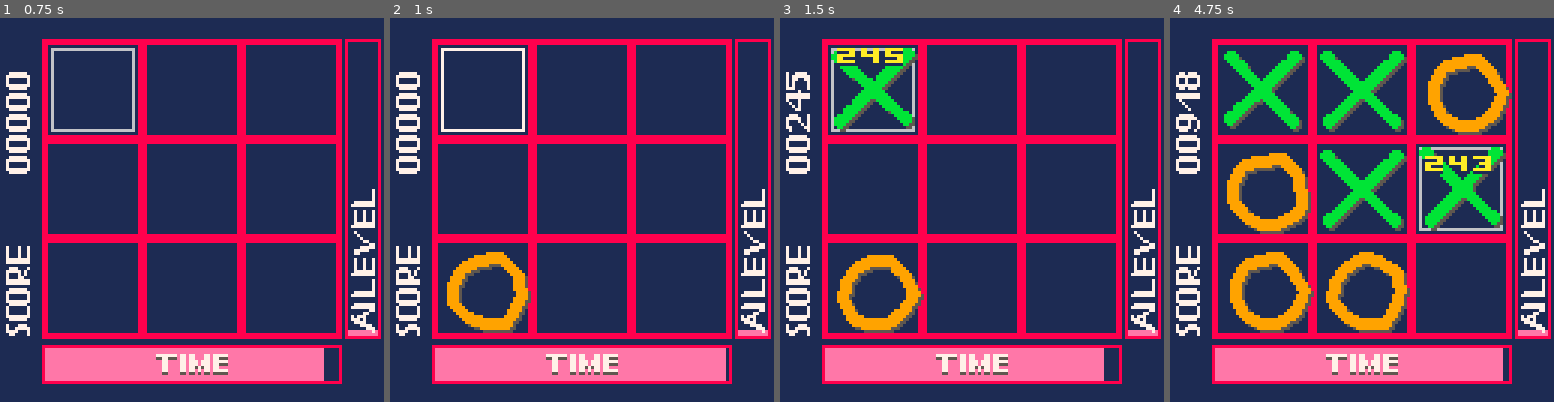
Above: before the commit, frames 1-4 (left to right).
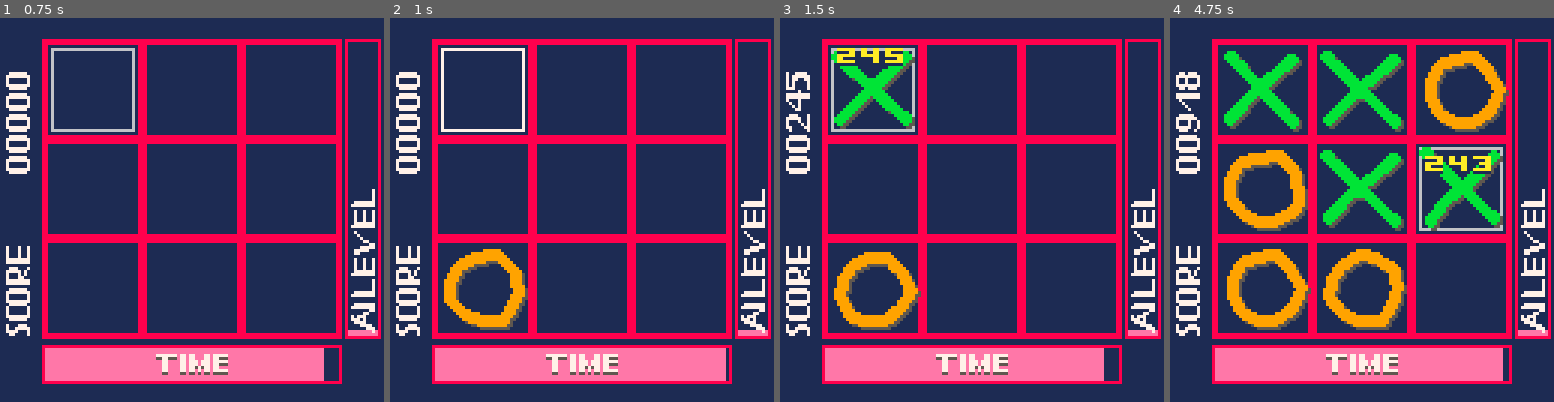
Above: after the commit, the same moments.

Repository: daniig/tttrush
Game: PICO-8 cartridge tictac.p8
The game is run twice, just before and just after one commit, with the same random seed, the same clock (stepped at 60 frames per second) and the same inputs.
Inputs:
- Up to frame 1 (0.75 s): tap X (X key) at 0.33 s; tap O (Z key) at 0.7 s
- Up to frame 2 (1 s): no input
- Up to frame 3 (1.5 s): tap X (X key) at 1.07 s
- Up to frame 4 (4.75 s): hold Right 1.6-2.1 s; tap O (Z key) every 0.4 s from 1.7 to 4.5 s; tap X (X key) at 1.85, 2.97, 4.08 s; hold Up 2.15-2.42 s; hold Right 2.47-3.03 s; hold Left 3.08-3.58 s; hold Down 3.63-3.97 s; hold Right 4.02-4.68 s; hold Up from 4.73 s (still down)

Frame 1 is identical in both runs. In frame 2, 1.1% of the frame differs, in the area x 14-37%, y 60-83%; in frame 3, 1.4%; in frame 4, 5.8%, in the area x 14-90%, y 8-83%.

Commit message:
Añadido diámetro variable brocha

Diff:
--- a/tictac.p8
+++ b/tictac.p8
@@ -760,7 +760,7 @@
 f_circle=make_circle(12,tile_side*0.35)
 f_ecks={
 	{{0,0},{23,23}},
-	{{23,0},{0,23}}
+	{{22,1},{15,8},{8,14},{0,23}}
 }
 f_title_line1={
 	{{3,7},{20,3}},	-- t
@@ -818,7 +818,8 @@
 -- draw figure table
 -- blink chance: probability (0.0..1.0) that a certain stroke
 -- will not be drawn (used for special effects)
-function draw_figure(f,xoff,yoff,brush,blink_chance,shake)
+-- dd: brush diameter
+function draw_figure(f,xoff,yoff,brush,blink_chance,shake,dd)
 	-- mroff: "max random offset"
 	local mroff=t(shake,2,0)
 	-- prox/proy: "previous random offset x/y"
@@ -835,7 +836,7 @@
 					stroke[p][2]+yoff+proy,
 					stroke[p+1][1]+xoff+rox,
 					stroke[p+1][2]+yoff+roy,
-					1,
+					dd,
 					brush)
 				prox=rox
 				proy=roy
@@ -877,15 +878,15 @@
 function draw_piece(piece,i,j,dseed,highlight)
 	local figure=t(piece=="❎",f_ecks,f_circle)
 	local additional_offset=t(piece=="❎", -1, -.6)
-	local x0=tile_off_x+(i+additional_offset)*tile_side+1
-	local y0=tile_off_y+(j+additional_offset)*tile_side+1
+	local x0=tile_off_x+(i+additional_offset)*tile_side+t(piece=="❎",1,0)
+	local y0=tile_off_y+(j+additional_offset)*tile_side+t(piece=="❎",1,0)
 	local backup_seed=rnd()
 	if piece_shadows and not highlight then
 		srand(dseed)
-		draw_figure(figure,x0+1,y0+1,shadow_brush,0,true)
+		draw_figure(figure,x0+1,y0+1,shadow_brush,0,true,1)
 	end
 	srand(dseed)
-	draw_figure(figure,x0,y0,t(highlight,hi_brush,t(piece=="❎",x_brush,o_brush)),0,true)
+	draw_figure(figure,x0,y0,t(highlight,hi_brush,t(piece=="❎",x_brush,o_brush)),0,true,1)
 	srand(backup_seed)
 end
 
@@ -1070,13 +1071,13 @@
 		draw_figure(f_title_line1,
 						-2+2,25-title_y_off+2,
 						title_brush_1_shadow,
-						0, false)
+						0, false, 1)
 	end
 	if title_phase!="wait" then
 		draw_figure(f_title_line1,
 						-2,25-title_y_off,
 						get_line1_brush(title_phase,ptime),
-						0, false)
+						0, false, 1)
 	end
 	-- draw title line 2
 	if title_phase=="rush_in" or title_phase=="moving_up" or title_phase=="full_title" then
@@ -1111,13 +1112,13 @@
 				draw_figure(figure,
 						8,title_line2_y-title_y_off+trailing_sine_offset+individual_letter_y_off,
 						title_brush_2_shadow,
-						0, false)
+						0, false, 4)
 				fillp(0b0000000000000000.01)
 			end
 			draw_figure(figure,
 						8,title_line2_y-title_y_off+sine_offset+individual_letter_y_off,
 						title_brush_2,
-						0, false)
+						0, false, 2)
 		end
 	end
 	-- sparkling lights
